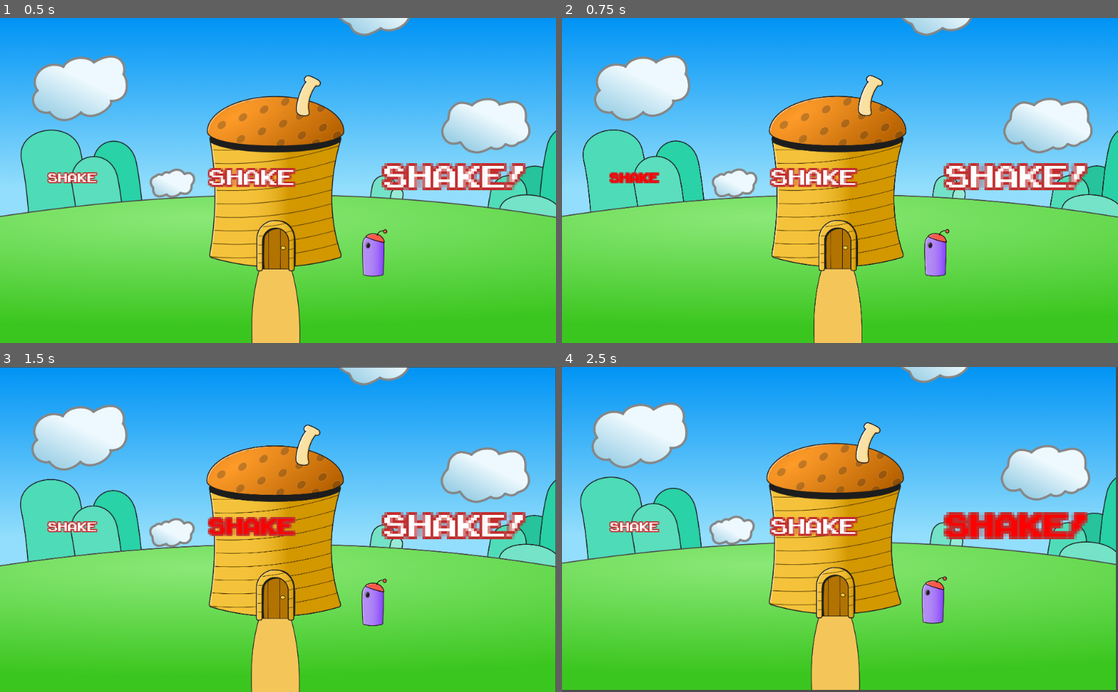
Above: before the commit, frames 1-4 (two rows, left to right).
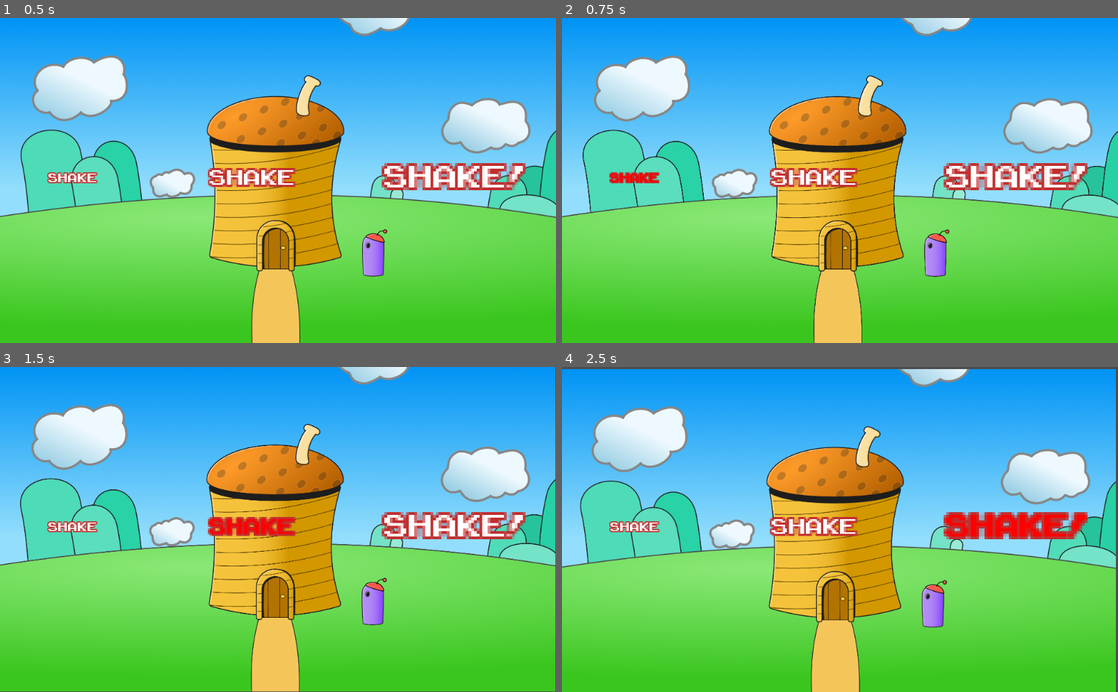
Above: after the commit, the same moments.

Repository: ACB-prgm/Godot_Camera
Game: Godot game, scene res://ShakeDemoTSCN/MainShake.tscn
Two runs of this game, one before a commit and one after it. Both use one fixed random seed, a clock stepped at 60 frames per second and the inputs below.
Inputs:
- Up to frame 1 (0.5 s): no input
- Up to frame 2 (0.75 s): click "SHAKE" at 0.5 s
- Up to frame 3 (1.5 s): click "SHAKE" at 1.25 s
- Up to frame 4 (2.5 s): click "SHAKE!" at 2 s

Frame 1 is identical in both runs. In frame 2, 2.3% of the frame differs, in the area x 0-100%, y 0-89%; in frame 3, 4.1%; in frame 4, 9.6%, in the area x 0-100%, y 0-100%.

Commit message:
Update Camera2D.gd

Diff:
--- a/camera/Camera2D.gd
+++ b/camera/Camera2D.gd
@@ -14,7 +14,7 @@
 
 
 func _process(delta):
-	offset = Vector2(rand_range(-shake_amount, shake_amount), rand_range(shake_amount, -shake_amount)) * delta + default_offset
+	offset = Vector2(rand_range(-shake_amount, shake_amount), rand_range(-shake_amount, shake_amount)) * delta + default_offset
 
 
 func shake(new_shake, shake_time=0.4, shake_limit=100):
